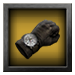
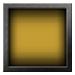
Layers edited between the first and the second (75, 75) image:
hid "38" over box(15, 17, 60, 60)